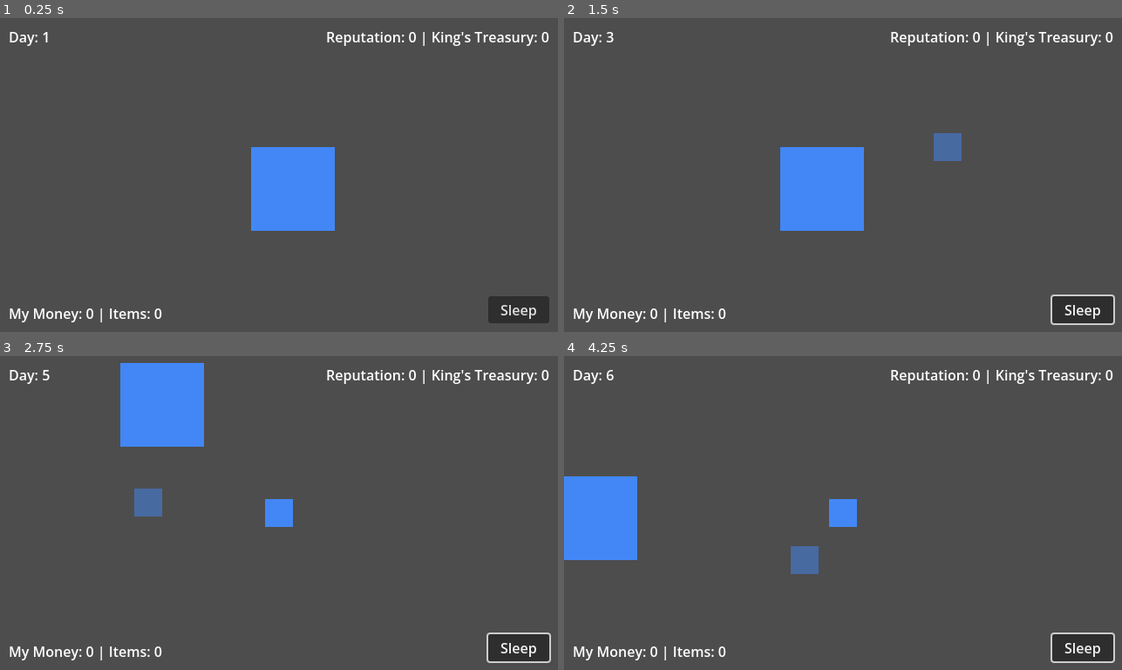
Above: before the commit, frames 1-4 (two rows, left to right).
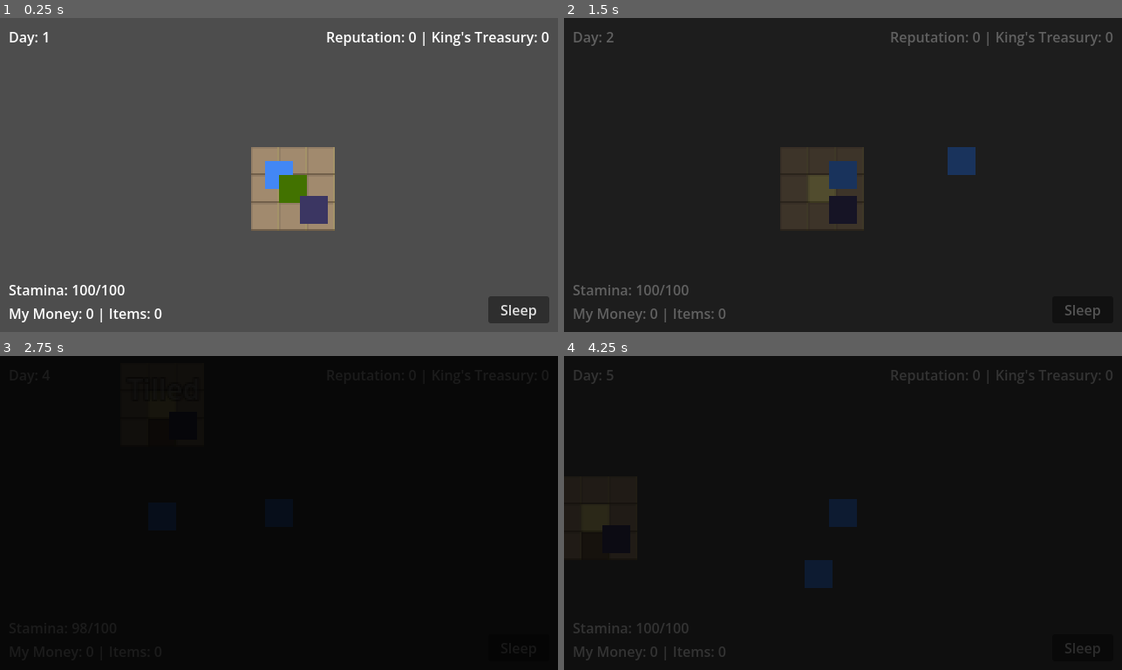
Above: after the commit, the same moments.

Repository: xultraplus/Fiefdom
Game: Godot game, scene res://scenes/Main.tscn
Two runs of this game, one before a commit and one after it. Both use one fixed random seed, a clock stepped at 60 frames per second and the inputs below.
Inputs (mouse positions are in pixels of both pictures, inside the frame that each line leads up to):
- Up to frame 1 (0.25 s): no input
- Up to frame 2 (1.5 s): click "Sleep" at 0.5 s; tap Enter (ui_accept) at 1.25 s; move the mouse to (965, 159) at 1.27 s; hold Right (ui_right) from 1.28 s (still down); click (965, 159) at 1.42 s
- Up to frame 3 (2.75 s): tap Enter (ui_accept) at 1.52, 2.27 s; move the mouse to (167, 528) at 2.02 s; release Right (ui_right) at 2.03 s; hold Down (ui_down) from 2.03 s (still down); click (167, 528) at 2.17 s
- Up to frame 4 (4.25 s): move the mouse to (898, 443) at 2.77 s; release Down (ui_down) at 2.78 s; hold Right (ui_right) 2.78-3.53 s; click (898, 443) at 2.92 s; move the mouse to (815, 575) at 3.52 s; hold Up (ui_up) from 3.53 s (still down); click (815, 575) at 3.67 s; tap Enter (ui_accept) at 3.77 s

The runs differ from the first frame. In frame 1, 4.0% of the frame differs, in the area x 1-60%, y 41-89%; in frame 2, 100%; in frame 3, 100%, in the area x 0-100%, y 0-100%; in frame 4, 100%.

Commit message:
phase1

Diff:
--- /dev/null
+++ b/assets/tileset.svg
@@ -0,0 +1,28 @@
+<svg width="64" height="48" xmlns="http://www.w3.org/2000/svg">
+  <!-- Row 0: Raw Soil -->
+  <!-- 0,0: Private Raw -->
+  <rect x="0" y="0" width="16" height="16" fill="#a18a6e" stroke="#85735e" stroke-width="1"/>
+  <!-- 1,0: Public Raw -->
+  <rect x="16" y="0" width="16" height="16" fill="#d6c87b" stroke="#b5a86b" stroke-width="1"/>
+
+  <!-- Row 1: Tilled Soil -->
+  <!-- 0,1: Private Tilled -->
+  <rect x="0" y="16" width="16" height="16" fill="#6e5a42" stroke="#524331" stroke-width="1">
+    <path d="M2 18 h12 M2 22 h12 M2 26 h12" stroke="#4a3b2a" stroke-width="1"/>
+  </rect>
+  <!-- 1,1: Public Tilled -->
+  <rect x="16" y="16" width="16" height="16" fill="#968842" stroke="#756a33" stroke-width="1">
+    <path d="M18 18 h12 M18 22 h12 M18 26 h12" stroke="#665c2d" stroke-width="1"/>
+  </rect>
+
+  <!-- Row 2: Crops -->
+  <!-- 0,2: Seed -->
+  <circle cx="8" cy="40" r="3" fill="#90EE90" />
+
+  <!-- 1,2: Sapling -->
+  <path d="M8 48 v-8 M4 40 l4 4 l4 -4" stroke="#32CD32" stroke-width="2" fill="none" transform="translate(16, 0)"/>
+
+  <!-- 2,2: Mature -->
+  <path d="M8 48 v-12 M4 36 l4 4 l4 -4 M8 36 l0 -4" stroke="#FFD700" stroke-width="2" fill="none" transform="translate(32, 0)"/>
+  <circle cx="40" cy="34" r="3" fill="#FFD700" />
+</svg>
--- a/project.godot
+++ b/project.godot
@@ -8,11 +8,15 @@
 
 config_version=5
 
+[animation]
+
+compatibility/default_parent_skeleton_in_mesh_instance_3d=true
+
 [application]
 
 config/name="Fiefdom"
-config/features=PackedStringArray("4.3", "Forward Plus")
 run/main_scene="res://scenes/Main.tscn"
+config/features=PackedStringArray("4.6", "Forward Plus")
 
 [autoload]
 
--- a/resources/game_tileset.tres
+++ b/resources/game_tileset.tres
@@ -1,19 +1,20 @@
-[gd_resource type="TileSet" load_steps=3 format=3 uid="uid://tileset_uid"]
+[gd_resource type="TileSet" format=3 uid="uid://bp7kea3f521rt"]
 
-[ext_resource type="Texture2D" path="res://icon.svg" id="1_tex"]
+[ext_resource type="Texture2D" uid="uid://b1wysqyuawdlj" path="res://assets/tileset.svg" id="1_tex"]
 
 [sub_resource type="TileSetAtlasSource" id="TileSetAtlasSource_1"]
 texture = ExtResource("1_tex")
-margins = Vector2i(0, 0)
-separation = Vector2i(0, 0)
-texture_region_size = Vector2i(16, 16)
 0:0/0 = 0
-0:0/0/custom_data_0 = false
 1:0/0 = 0
 1:0/0/custom_data_0 = true
+0:1/0 = 0
+1:1/0 = 0
+1:1/0/custom_data_0 = true
+0:2/0 = 0
+1:2/0 = 0
+2:2/0 = 0
 
 [resource]
-tile_size = Vector2i(16, 16)
 custom_data_layer_0/name = "is_public_field"
 custom_data_layer_0/type = 1
 sources/0 = SubResource("TileSetAtlasSource_1")
--- /dev/null
+++ b/scenes/FloatingText.tscn
@@ -0,0 +1,11 @@
+[gd_scene load_steps=2 format=3 uid="uid://floating_text_uid"]
+
+[ext_resource type="Script" path="res://scripts/FloatingText.gd" id="1_script"]
+
+[node name="FloatingText" type="Label"]
+offset_right = 40.0
+offset_bottom = 23.0
+theme_override_colors/font_outline_color = Color(0, 0, 0, 1)
+theme_override_constants/outline_size = 4
+text = "Text"
+script = ExtResource("1_script")
--- a/scenes/Main.tscn
+++ b/scenes/Main.tscn
@@ -1,36 +1,37 @@
-[gd_scene load_steps=6 format=3 uid="uid://main_scene_uid"]
+[gd_scene format=3 uid="uid://ct0q14d1jja3e"]
 
-[ext_resource type="Script" path="res://scripts/World.gd" id="1_world"]
+[ext_resource type="Script" uid="uid://dkhnj24a1t7jv" path="res://scripts/World.gd" id="1_world"]
 [ext_resource type="TileSet" path="res://resources/game_tileset.tres" id="2_tileset"]
 [ext_resource type="PackedScene" path="res://scenes/Player.tscn" id="3_player"]
-[ext_resource type="Script" path="res://scripts/UIManager.gd" id="4_ui"]
+[ext_resource type="Script" uid="uid://dd0uqup0hk8b5" path="res://scripts/UIManager.gd" id="4_ui"]
 
-[node name="Main" type="Node"]
+[node name="Main" type="Node" unique_id=310311831]
 
-[node name="World" type="Node2D" parent="."]
+[node name="World" type="Node2D" parent="." unique_id=400461097]
 script = ExtResource("1_world")
 
-[node name="TileMapLayer" type="TileMapLayer" parent="World"]
+[node name="TileMapLayer" type="TileMapLayer" parent="World" unique_id=1265781007]
 tile_set = ExtResource("2_tileset")
 
-[node name="CropsLayer" type="TileMapLayer" parent="World"]
+[node name="CropsLayer" type="TileMapLayer" parent="World" unique_id=43186087]
 tile_set = ExtResource("2_tileset")
 
-[node name="Player" parent="World" instance=ExtResource("3_player")]
+[node name="Player" parent="World" unique_id=1908940042 instance=ExtResource("3_player")]
 position = Vector2(80, 80)
 
-[node name="UI" type="CanvasLayer" parent="."]
+[node name="UI" type="CanvasLayer" parent="." unique_id=473533694]
 script = ExtResource("4_ui")
 
-[node name="Control" type="Control" parent="UI"]
+[node name="Control" type="Control" parent="UI" unique_id=1277535231]
 layout_mode = 3
 anchors_preset = 15
 anchor_right = 1.0
 anchor_bottom = 1.0
 grow_horizontal = 2
 grow_vertical = 2
+mouse_filter = 2
 
-[node name="DayLabel" type="Label" parent="UI/Control"]
+[node name="DayLabel" type="Label" parent="UI/Control" unique_id=1377062417]
 layout_mode = 0
 offset_left = 10.0
 offset_top = 10.0
@@ -38,7 +39,7 @@
 offset_bottom = 33.0
 text = "Day: 1"
 
-[node name="InventoryLabel" type="Label" parent="UI/Control"]
+[node name="InventoryLabel" type="Label" parent="UI/Control" unique_id=188040551]
 layout_mode = 1
 anchors_preset = 2
 anchor_top = 1.0
@@ -50,7 +51,7 @@
 grow_vertical = 0
 text = "Inventory"
 
-[node name="KingLabel" type="Label" parent="UI/Control"]
+[node name="KingLabel" type="Label" parent="UI/Control" unique_id=225522846]
 layout_mode = 1
 anchors_preset = 1
 anchor_left = 1.0
@@ -62,7 +63,19 @@
 grow_horizontal = 0
 text = "King's Treasury"
 
-[node name="SleepButton" type="Button" parent="UI/Control"]
+[node name="StaminaLabel" type="Label" parent="UI/Control" unique_id=60873908]
+layout_mode = 1
+anchors_preset = 2
+anchor_top = 1.0
+anchor_bottom = 1.0
+offset_left = 10.0
+offset_top = -60.0
+offset_right = 150.0
+offset_bottom = -37.0
+grow_vertical = 0
+text = "Stamina: 100/100"
+
+[node name="SleepButton" type="Button" parent="UI/Control" unique_id=127106327]
 layout_mode = 1
 anchors_preset = 3
 anchor_left = 1.0
@@ -76,3 +89,13 @@
 grow_horizontal = 0
 grow_vertical = 0
 text = "Sleep"
+
+[node name="Fader" type="ColorRect" parent="UI/Control" unique_id=730486771]
+layout_mode = 1
+anchors_preset = 15
+anchor_right = 1.0
+anchor_bottom = 1.0
+grow_horizontal = 2
+grow_vertical = 2
+mouse_filter = 2
+color = Color(0, 0, 0, 0)
--- /dev/null
+++ b/scenes/Retainer.tscn
@@ -0,0 +1,25 @@
+[gd_scene load_steps=4 format=3 uid="uid://retainer_scene_uid"]
+
+[ext_resource type="Script" path="res://scripts/Retainer.gd" id="1_script"]
+[ext_resource type="Texture2D" path="res://icon.svg" id="2_icon"]
+
+[sub_resource type="RectangleShape2D" id="RectangleShape2D_1"]
+size = Vector2(14, 14)
+
+[node name="Retainer" type="CharacterBody2D"]
+collision_layer = 2
+collision_mask = 1
+script = ExtResource("1_script")
+
+[node name="Sprite2D" type="Sprite2D" parent="."]
+modulate = Color(0.9, 0.4, 0.4, 1)
+scale = Vector2(0.125, 0.125)
+texture = ExtResource("2_icon")
+
+[node name="CollisionShape2D" type="CollisionShape2D" parent="."]
+shape = SubResource("RectangleShape2D_1")
+
+[node name="NavigationAgent2D" type="NavigationAgent2D" parent="."]
+path_desired_distance = 4.0
+target_desired_distance = 4.0
+debug_enabled = true
--- a/scripts/CropData.gd
+++ b/scripts/CropData.gd
@@ -4,4 +4,4 @@
 @export var crop_name: String
 @export var days_to_grow: int
 @export var sell_price: int
-@export var texture_path: String
+@export var stages_atlas_coords: Array[Vector2i]
--- /dev/null
+++ b/scripts/FloatingText.gd
@@ -0,0 +1,8 @@
+extends Label
+
+func _ready() -> void:
+	var tween = create_tween()
+	tween.set_parallel(true)
+	tween.tween_property(self, "position:y", position.y - 30, 1.0)
+	tween.tween_property(self, "modulate:a", 0.0, 1.0)
+	tween.tween_callback(queue_free).set_delay(1.0)
--- a/scripts/GameEvents.gd
+++ b/scripts/GameEvents.gd
@@ -3,5 +3,6 @@
 # Signal Bus for decoupled communication
 signal crop_harvested(is_public: bool)
 signal day_advanced(new_day: int)
+signal stamina_changed(new_amount: int)
 signal money_changed(amount: int)
 signal reputation_changed(amount: int)
--- a/scripts/Global.gd
+++ b/scripts/Global.gd
@@ -6,9 +6,15 @@
 var king_storage: int = 0
 var money: int = 0
 var reputation: int = 0
+var max_stamina: int = 100
+var current_stamina: int = 100
 
 func _ready() -> void:
 	pass
+
+func restore_stamina() -> void:
+	current_stamina = max_stamina
+	print("Stamina Restored")
 
 func add_item(is_public: bool) -> void:
 	if is_public:
--- a/scripts/Player.gd
+++ b/scripts/Player.gd
@@ -10,6 +10,8 @@
 
 @onready var sprite = $Sprite2D
 @onready var selection_sprite = $SelectionSprite
+
+var tile_map_ref: TileMapLayer
 
 func _physics_process(delta: float) -> void:
 	# Get input direction
@@ -37,10 +39,34 @@
 		interact()
 
 func update_selection_box() -> void:
-	# Grid snapping (assuming 16x16 tiles)
-	var mouse_pos = get_global_mouse_position()
-	var grid_pos = Vector2i(mouse_pos) / 16
-	selection_sprite.global_position = Vector2(grid_pos * 16)
+	if tile_map_ref:
+		# Use TileMap logic for accurate coordinate conversion (handles negative coords and offsets)
+		var mouse_pos = get_global_mouse_position()
+		# Convert mouse global pos to local pos relative to TileMap
+		var local_mouse_pos = tile_map_ref.to_local(mouse_pos)
+		var grid_pos = tile_map_ref.local_to_map(local_mouse_pos)
+
+		# map_to_local returns the CENTER of the tile in Godot 4
+		var tile_center_pos = tile_map_ref.map_to_local(grid_pos)
+		# Convert back to global
+		selection_sprite.global_position = tile_map_ref.to_global(tile_center_pos)
+
+		var tile_data = tile_map_ref.get_cell_tile_data(grid_pos)
+		if tile_data:
+			var is_public = tile_data.get_custom_data("is_public_field")
+			if is_public:
+				selection_sprite.modulate = Color.GOLD
+			else:
+				selection_sprite.modulate = Color.GREEN
+		else:
+			selection_sprite.modulate = Color.WHITE
+	else:
+		# Fallback: Grid snapping (assuming 16x16 tiles)
+		var mouse_pos = get_global_mouse_position()
+		# Use floor() for correct negative coordinate handling
+		var grid_pos = Vector2i(floor(mouse_pos.x / 16.0), floor(mouse_pos.y / 16.0))
+		# Add (8,8) offset because Sprite is centered
+		selection_sprite.global_position = Vector2(grid_pos * 16) + Vector2(8, 8)
 
 func interact() -> void:
 	# This will be handled by the World script via signal or direct call
--- /dev/null
+++ b/scripts/Retainer.gd
@@ -0,0 +1,136 @@
+extends CharacterBody2D
+class_name Retainer
+
+enum State { IDLE, MOVE, WORK, REST }
+
+@export var move_speed: float = 100.0
+
+@onready var navigation_agent: NavigationAgent2D = $NavigationAgent2D
+@onready var sprite: Sprite2D = $Sprite2D
+
+var current_state: State = State.IDLE
+var target_node: Node2D = null
+var target_position_cache: Vector2 = Vector2.ZERO
+var home_position: Vector2 = Vector2.ZERO
+
+func _ready() -> void:
+	# Set up navigation agent
+	navigation_agent.path_desired_distance = 4.0
+	navigation_agent.target_desired_distance = 4.0
+
+	# Initial home position (spawn point)
+	home_position = global_position
+
+	# Start looking for work
+	call_deferred("actor_setup")
+
+func actor_setup():
+	# Wait for the first physics frame so the NavigationServer can sync.
+	await get_tree().physics_frame
+	set_state(State.IDLE)
+
+func _physics_process(delta: float) -> void:
+	match current_state:
+		State.IDLE:
+			_process_idle()
+		State.MOVE:
+			_process_move(delta)
+		State.WORK:
+			_process_work()
+		State.REST:
+			_process_rest()
+
+func set_state(new_state: State) -> void:
+	current_state = new_state
+	print("Retainer State: ", State.keys()[new_state])
+
+	if new_state == State.IDLE:
+		# Try to find work immediately
+		find_work()
+	elif new_state == State.REST:
+		# Go home
+		set_movement_target(home_position)
+
+func set_movement_target(movement_target: Vector2):
+	navigation_agent.target_position = movement_target
+	target_position_cache = movement_target
+	current_state = State.MOVE
+
+func _process_idle() -> void:
+	# Periodically check for work? Or handled by event/signal?
+	# For now, just wait. The find_work() is called on enter state.
+	pass
+
+func _process_move(delta: float) -> void:
+	if navigation_agent.is_navigation_finished():
+		if target_position_cache == home_position:
+			set_state(State.IDLE) # Or stay RESTing?
+		else:
+			set_state(State.WORK)
+		return
+
+	var current_agent_position: Vector2 = global_position
+	var next_path_position: Vector2 = navigation_agent.get_next_path_position()
+
+	var new_velocity: Vector2 = next_path_position - current_agent_position
+	new_velocity = new_velocity.normalized() * move_speed
+
+	# Avoidance (optional for now, can be added later)
+	# if navigation_agent.avoidance_enabled:
+	# 	navigation_agent.set_velocity(new_velocity)
+	# else:
+	velocity = new_velocity
+	move_and_slide()
+
+	# Flip sprite
+	if velocity.x != 0:
+		sprite.flip_h = velocity.x < 0
+
+func _process_work() -> void:
+	# Simulate work duration
+	# In a real game, play animation, then trigger effect
+	# For prototype, we just finish immediately or wait a timer
+
+	# Assuming we arrived at a crop tile
+	# We need to notify the World/Crop that we watered it
+
+	# Use a timer or just instant for now?
+	# Let's use a simple timer simulation
+	await get_tree().create_timer(1.0).timeout
+
+	# Perform action
+	perform_task()
+
+	# Return to idle
+	set_state(State.IDLE)
+
+func _process_rest() -> void:
+	pass
+
+func find_work() -> void:
+	# Logic to find dry crops
+	# We can access the World or use Groups
+	var dry_crops = get_tree().get_nodes_in_group("dry_crops")
+	if dry_crops.size() > 0:
+		# Find the closest one
+		var closest_crop = dry_crops[0]
+		var min_dist = global_position.distance_squared_to(closest_crop.global_position)
+
+		for crop in dry_crops:
+			var dist = global_position.distance_squared_to(crop.global_position)
+			if dist < min_dist:
+				min_dist = dist
+				closest_crop = crop
+
+		target_node = closest_crop
+		set_movement_target(closest_crop.global_position)
+	else:
+		# No work, maybe wander or stay idle
+		pass
+
+func perform_task() -> void:
+	if is_instance_valid(target_node):
+		if target_node.has_method("water"):
+			target_node.water()
+		elif target_node.has_method("on_interact"): # Fallback
+			target_node.on_interact()
--- a/scripts/UIManager.gd
+++ b/scripts/UIManager.gd
@@ -3,12 +3,15 @@
 @onready var day_label: Label = $Control/DayLabel
 @onready var inventory_label: Label = $Control/InventoryLabel
 @onready var king_label: Label = $Control/KingLabel
+@onready var stamina_label: Label = $Control/StaminaLabel
 @onready var sleep_button: Button = $Control/SleepButton
+@onready var fader: ColorRect = $Control/Fader
 
 func _ready() -> void:
 	# Connect global signals
 	GameEvents.day_advanced.connect(_on_day_advanced)
 	GameEvents.crop_harvested.connect(_on_crop_harvested)
+	GameEvents.stamina_changed.connect(_on_stamina_changed)
 
 	# Connect button
 	sleep_button.pressed.connect(_on_sleep_pressed)
@@ -16,9 +19,15 @@
 	update_ui()
 
 func _on_sleep_pressed() -> void:
-	Global.current_day += 1
-	GameEvents.day_advanced.emit(Global.current_day)
-	update_ui()
+	var tween = create_tween()
+	tween.tween_property(fader, "color:a", 1.0, 0.5)
+	tween.tween_callback(func():
+		Global.current_day += 1
+		Global.restore_stamina()
+		GameEvents.day_advanced.emit(Global.current_day)
+		update_ui()
+	)
+	tween.tween_property(fader, "color:a", 0.0, 0.5)
 
 func _on_day_advanced(_day: int) -> void:
 	update_ui()
@@ -26,7 +35,11 @@
 func _on_crop_harvested(_is_public: bool) -> void:
 	update_ui()
 
+func _on_stamina_changed(_new_amount: int) -> void:
+	update_ui()
+
 func update_ui() -> void:
 	day_label.text = "Day: " + str(Global.current_day)
 	inventory_label.text = "My Money: " + str(Global.money) + " | Items: " + str(Global.player_inventory)
 	king_label.text = "Reputation: " + str(Global.reputation) + " | King's Treasury: " + str(Global.king_storage)
+	stamina_label.text = "Stamina: " + str(Global.current_stamina) + "/" + str(Global.max_stamina)
--- a/scripts/World.gd
+++ b/scripts/World.gd
@@ -9,15 +9,71 @@
 
 # Preload crop data (for prototype)
 var millet_data = preload("res://scripts/CropData.gd").new()
+var floating_text_scene = preload("res://scenes/FloatingText.tscn")
+var retainer_scene = preload("res://scenes/Retainer.tscn")
 
 func _ready() -> void:
 	millet_data.crop_name = "Millet"
-	millet_data.days_to_grow = 1
+	millet_data.days_to_grow = 2
+	var stages: Array[Vector2i] = [Vector2i(0,2), Vector2i(1,2), Vector2i(2,2)]
+	millet_data.stages_atlas_coords = stages
 
 	GameEvents.day_advanced.connect(_on_day_advanced)
 
 	# Setup initial map for testing (3x3 grid)
 	setup_test_map()
+
+	# Setup Navigation (Runtime generation for prototype)
+	setup_navigation()
+
+	# Inject dependency
+	player.tile_map_ref = tile_map
+
+	# Spawn a test retainer
+	spawn_retainer()
+
+func setup_navigation() -> void:
+	var nav_region = NavigationRegion2D.new()
+	var nav_poly = NavigationPolygon.new()
+	var outline = PackedVector2Array([Vector2(-500, -500), Vector2(500, -500), Vector2(500, 500), Vector2(-500, 500)])
+	nav_poly.add_outline(outline)
+	nav_poly.make_polygons_from_outlines()
+	nav_region.navigation_polygon = nav_poly
+	add_child(nav_region)
+	# Force update?
+	# nav_region.bake_navigation_polygon() # Not needed if we set it directly? Wait, in Godot 4.x baking is usually async or required.
+	# But creating a NavigationPolygon manually usually works if we assign it.
+	# Actually, NavigationRegion2D needs to be part of the tree.
+
+	print("Navigation Setup Complete")
+
+func spawn_retainer() -> void:
+	var retainer = retainer_scene.instantiate()
+	retainer.global_position = Vector2(100, 100)
+	add_child(retainer)
+
+func get_nearest_dry_crop(from_pos: Vector2) -> Vector2i:
+	var nearest_pos = Vector2i(-1, -1)
+	var min_dist = 999999.0
+
+	for grid_pos in active_crops:
+		var info = active_crops[grid_pos]
+		if not info["watered"]:
+			var world_pos = tile_map.map_to_local(grid_pos)
+			var dist = from_pos.distance_squared_to(world_pos)
+			if dist < min_dist:
+				min_dist = dist
+				nearest_pos = grid_pos
+
+	return nearest_pos
+
+func water_crop(grid_pos: Vector2i) -> void:
+	if active_crops.has(grid_pos):
+		var info = active_crops[grid_pos]
+		if not info["watered"]:
+			info["watered"] = true
+			spawn_floating_text(grid_pos, "Watered", Color.CYAN)
+			print("Crop watered at ", grid_pos)
 
 func setup_test_map() -> void:
 	# Center is Public (1,0 atlas coords), surrounding is Private (0,0 atlas coords)
@@ -43,24 +99,62 @@
 	if active_crops.has(grid_pos):
 		harvest_crop(grid_pos)
 	else:
-		plant_crop(grid_pos)
+		# Check tile state
+		var atlas_coords = tile_map.get_cell_atlas_coords(grid_pos)
+		if atlas_coords.y == 0: # Raw soil
+			till_soil(grid_pos, atlas_coords)
+		elif atlas_coords.y == 1: # Tilled soil
+			plant_crop(grid_pos)
+
+func till_soil(grid_pos: Vector2i, current_atlas_coords: Vector2i) -> void:
+	if Global.current_stamina < 2:
+		spawn_floating_text(grid_pos, "No Stamina!", Color.RED)
+		print("Not enough stamina to till!")
+		return
+
+	Global.current_stamina -= 2
+	GameEvents.stamina_changed.emit(Global.current_stamina)
+
+	# Change to tilled version (y=1)
+	var new_atlas_coords = Vector2i(current_atlas_coords.x, 1)
+	tile_map.set_cell(grid_pos, 0, new_atlas_coords)
+	spawn_floating_text(grid_pos, "Tilled", Color.WHITE)
+	print("Tilled at ", grid_pos)
 
 func plant_crop(grid_pos: Vector2i) -> void:
+	if Global.current_stamina < 2:
+		spawn_floating_text(grid_pos, "No Stamina!", Color.RED)
+		print("Not enough stamina to plant!")
+		return
+
 	# Check if valid ground
 	var tile_data = tile_map.get_cell_tile_data(grid_pos)
 	if tile_data:
+		Global.current_stamina -= 2
+		GameEvents.stamina_changed.emit(Global.current_stamina)
+
 		active_crops[grid_pos] = {
 			"data": millet_data,
 			"age": 0,
-			"watered": true # Auto water for prototype
+			"watered": false
 		}
-		# Visual feedback: place a "seed" tile (using same texture for now, maybe different color mod later)
-		crops_layer.set_cell(grid_pos, 0, Vector2i(0,0)) # Placeholder visual
+		# Visual feedback: place seed
+		var seed_coords = millet_data.stages_atlas_coords[0]
+		crops_layer.set_cell(grid_pos, 0, seed_coords)
+		spawn_floating_text(grid_pos, "Planted", Color.GREEN)
 		print("Planted at ", grid_pos)
 
 func harvest_crop(grid_pos: Vector2i) -> void:
+	if Global.current_stamina < 3:
+		spawn_floating_text(grid_pos, "No Stamina!", Color.RED)
+		print("Not enough stamina!")
+		return
+
 	var crop_info = active_crops[grid_pos]
 	if crop_info["age"] >= crop_info["data"].days_to_grow:
+		Global.current_stamina -= 3
+		GameEvents.stamina_changed.emit(Global.current_stamina)
+
 		# Check ownership
 		var tile_data = tile_map.get_cell_tile_data(grid_pos)
 		var is_public = tile_data.get_custom_data("is_public_field")
@@ -71,9 +165,24 @@
 		# Remove crop
 		active_crops.erase(grid_pos)
 		crops_layer.erase_cell(grid_pos)
+
+		if is_public:
+			spawn_floating_text(grid_pos, "Public Harvest!", Color.GOLD)
+		else:
+			spawn_floating_text(grid_pos, "Harvested!", Color.GREEN)
 		print("Harvested!")
 	else:
+		spawn_floating_text(grid_pos, "Not Ready", Color.GRAY)
 		print("Not ready yet. Age: ", crop_info["age"])
+
+func spawn_floating_text(grid_pos: Vector2i, text: String, color: Color) -> void:
+	var instance = floating_text_scene.instantiate()
+	instance.text = text
+	instance.modulate = color
+	# Convert grid pos to global pos (center of tile)
+	var world_pos = tile_map.map_to_local(grid_pos)
+	instance.global_position = world_pos - Vector2(20, 20) # Offset slightly
+	add_child(instance)
 
 func _on_day_advanced(new_day: int) -> void:
 	print("Day Advanced to ", new_day)
@@ -82,4 +191,8 @@
 		if info["watered"]:
 			info["age"] += 1
 			info["watered"] = false # Reset water status
-			# Update visual if needed
+
+			# Update visual
+			var stage_idx = min(info["age"], info["data"].stages_atlas_coords.size() - 1)
+			var atlas_coords = info["data"].stages_atlas_coords[stage_idx]
+			crops_layer.set_cell(pos, 0, atlas_coords)
Not shown, added: assets/tileset.svg.import
Not shown, added: icon.svg.import
Not shown, added: scripts/CropData.gd.uid
Not shown, added: scripts/FloatingText.gd.uid
Not shown, added: scripts/GameEvents.gd.uid
Not shown, added: scripts/Global.gd.uid
Not shown, added: scripts/Player.gd.uid
Not shown, added: scripts/UIManager.gd.uid
Not shown, added: scripts/World.gd.uid
Not shown, added: phase1_result.md
